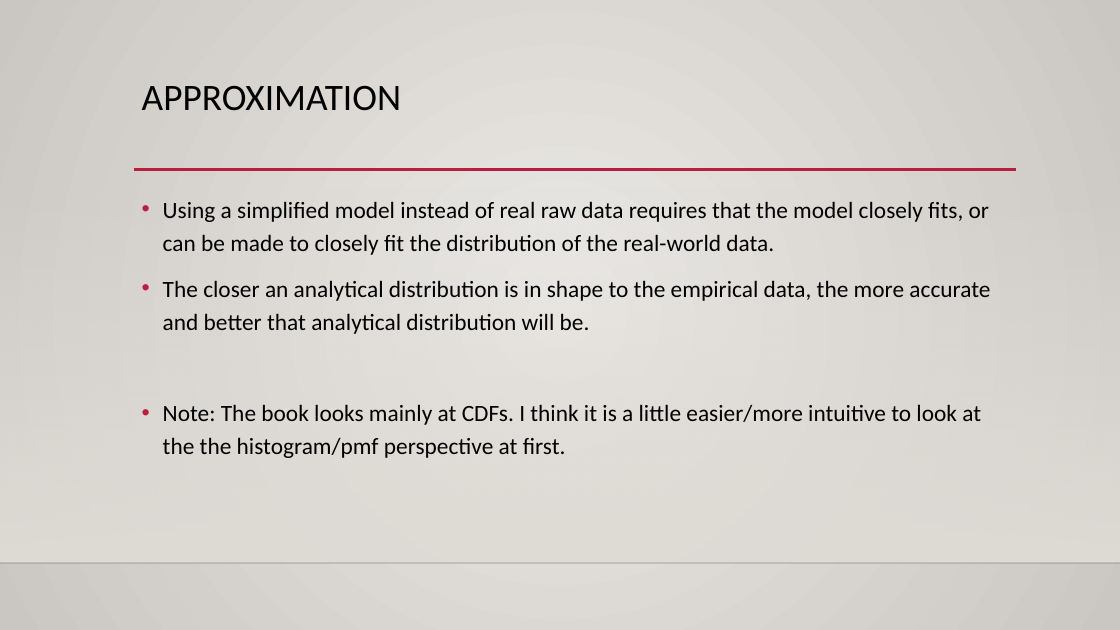
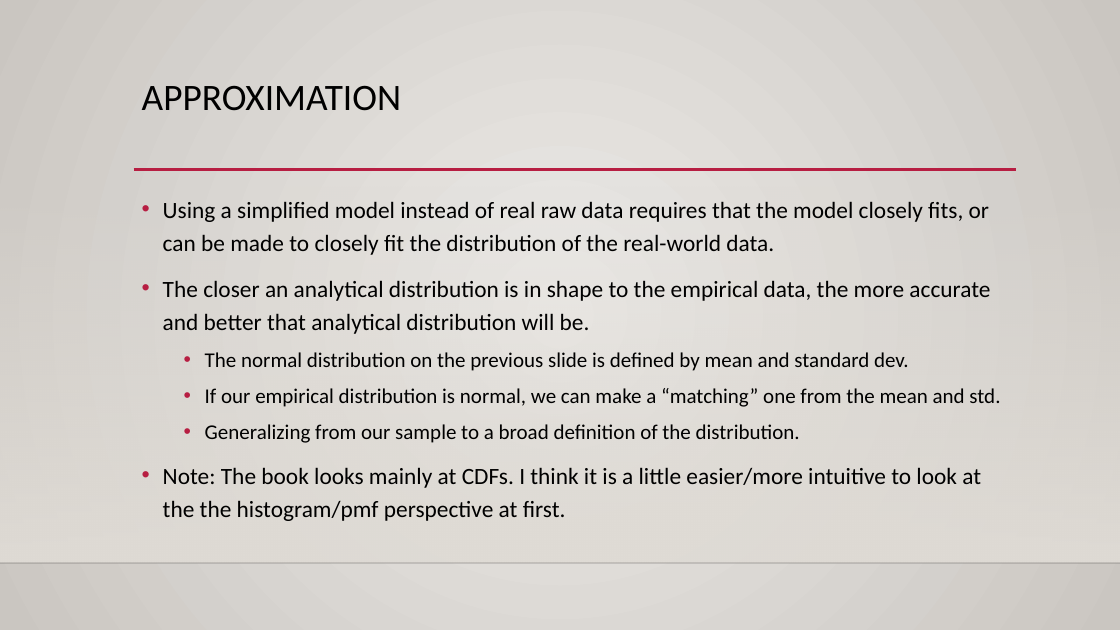
Before and after one commit to AkeemSemper/Basic_Stats_in_Python_Student_Workbooks, a slide deck: slide 4 of reference_material/slides/008_Analytical_Distributions.pptx. Drawn at 1120x630 pixels with LibreOffice and Linux fonts; fonts in the diff are those of the drawing; background and template pictures are left out. Boxes give left, top, right and bottom in pixels: in the first picture for what was removed or moved away, otherwise in the second. Text is boxed around its words. In the diff, an @@ line names an element or a change of style, - is before the commit and + after.

```diff
--- a/reference_material/slides/008_Analytical_Distributions.pptx
+++ b/reference_material/slides/008_Analytical_Distributions.pptx
@@ text at (x1=205, y1=352, x2=1000, y2=443): paragraphs added @@
+  • The normal distribution on the previous slide is defined by mean and standard dev.
+  • If our empirical distribution is normal, we can make a “matching” one from the mean and std.
+  • Generalizing from our sample to a broad definition of the distribution.
```
Also in this commit, not shown: 6 other slides changed, 1 slide added, 33 other files.
